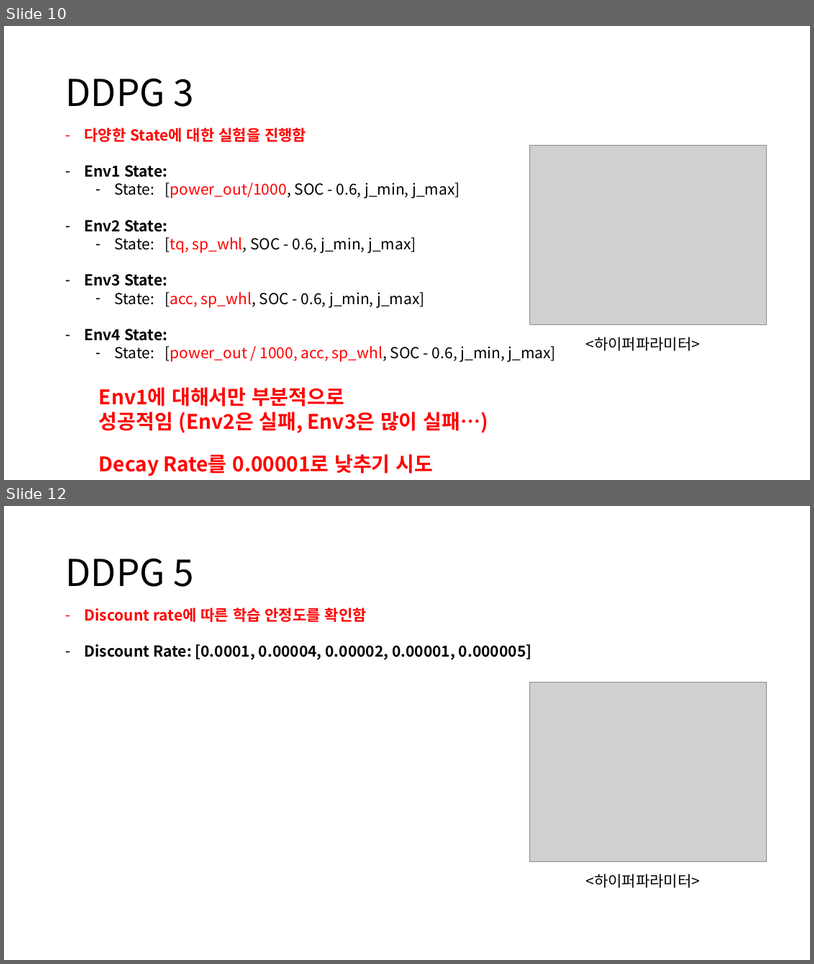
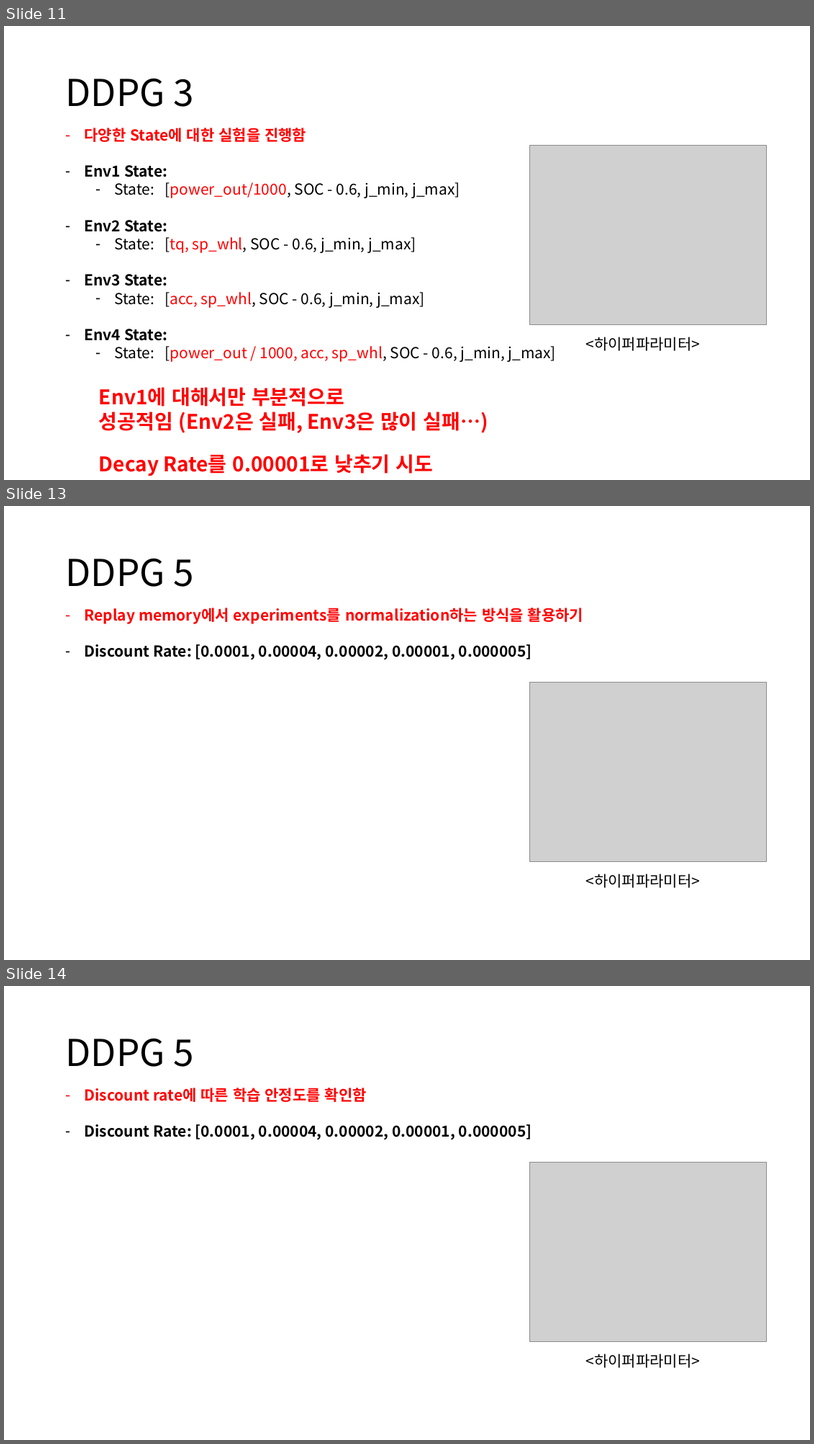
Before and after one commit to zidane89/experiment, a slide deck: 실험정리.pptx. Shown one above the other, each under a label of ours: slides 10 and 12 before the commit, slides 11, 13 and 14 after it; the slides between them are not shown. The pictures are 814x964 and 814x1444 pixels, drawn with LibreOffice and Linux fonts; fonts in the diff are those of the drawing; grey boxes stand for pictures. Boxes give left, top, right and bottom in pixels: in the first picture for what was removed or moved away, otherwise in the second. Text is boxed around its words. In the diff, an @@ line names an element or a change of style, - is before the commit and + after.

```diff
--- a/실험정리.pptx
+++ b/실험정리.pptx
@@ slide 13 added at [4, 506, 810, 960], background #FFFFFF @@
@@ title added at [65, 558, 194, 587], 44 pt, text #000000 @@
+DDPG 5
@@ text added at [84, 608, 584, 659], 18 pt, text #000000, bold @@
+– Replay memory에서 experiments를 normalization하는 방식을 활용하기
+– Discount Rate: [0.0001, 0.00004, 0.00002, 0.00001, 0.000005]
@@ picture added at [530, 682, 767, 862] @@
@@ text added at [586, 873, 701, 888], 18 pt, text #000000 @@
+<하이퍼파라미터>
@@ what was slide 10 is now slide 11 @@
@@ what was slide 12 is now slide 14 @@
```
Also in this commit, not shown: 1 slide changed, 1 other slide added.
